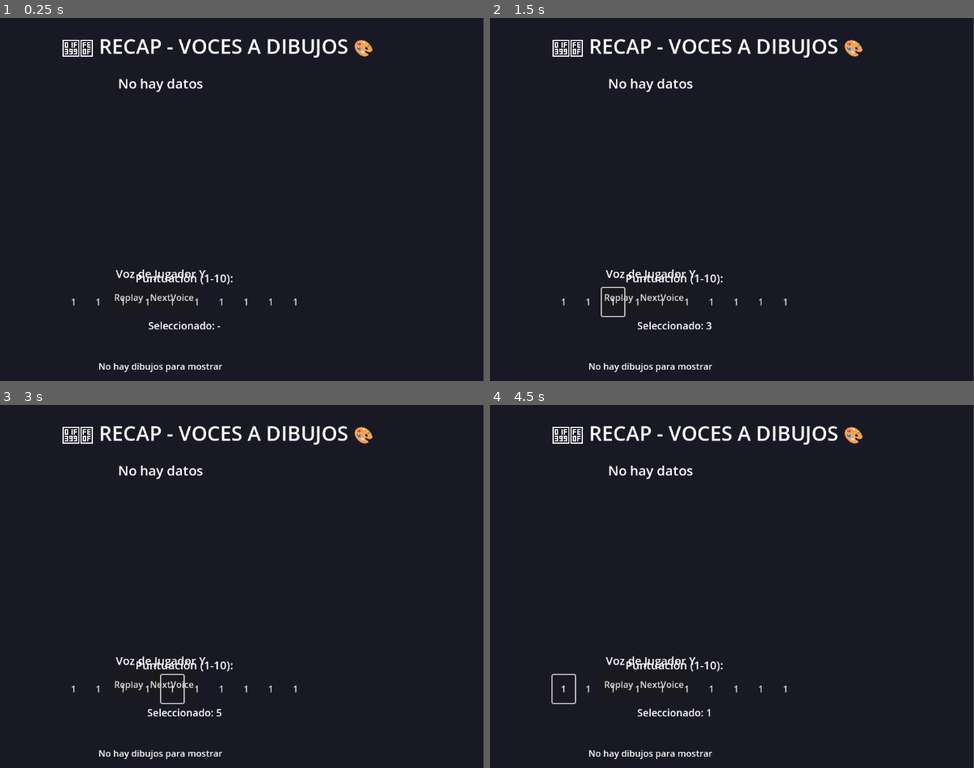
Above: before the commit, frames 1-4 (two rows, left to right).
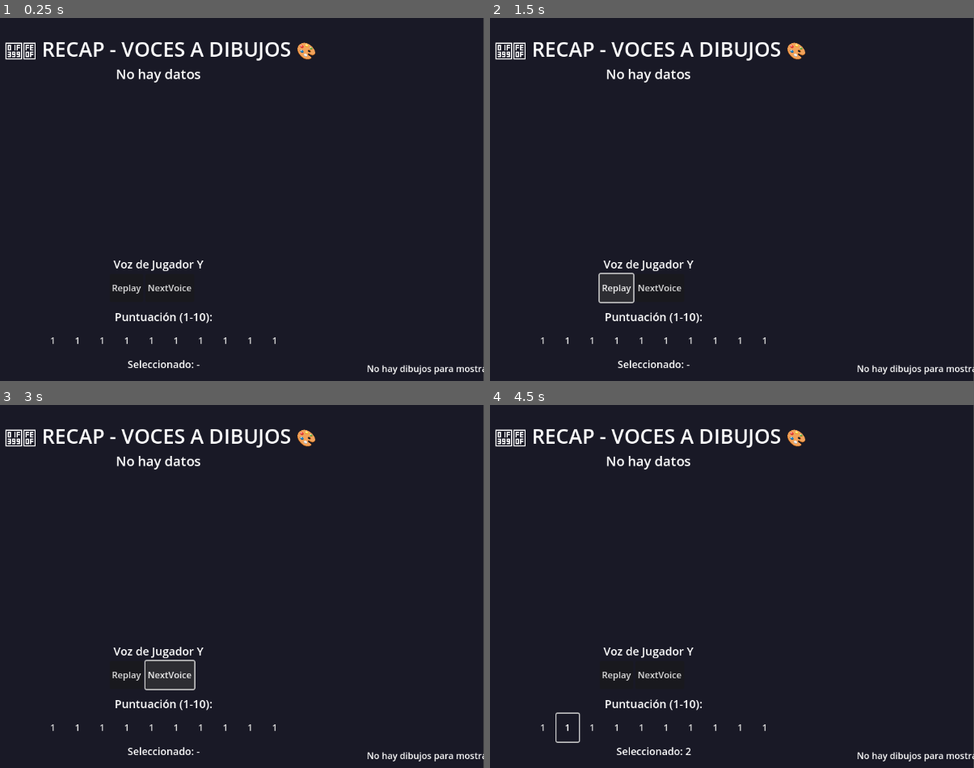
Above: after the commit, the same moments.

Repository: NHerreroo/VoiceActorGame
Game: Godot game, scene res://scenes/Recap.tscn
The game is run twice, just before and just after one commit, with the same random seed, the same clock (stepped at 60 frames per second) and the same inputs. This scene is started directly instead of the project's main scene.
Inputs:
- Up to frame 1 (0.25 s): no input
- Up to frame 2 (1.5 s): click "Replay" at 0.5 s; click "Replay" at 1.25 s
- Up to frame 3 (3 s): click "Replay" at 2 s; click "NextVoice" at 2.75 s
- Up to frame 4 (4.5 s): click "NextVoice" at 3.5 s; click "1" at 4.25 s

The runs differ from the first frame. In frame 1, 4.7% of the frame differs, in the area x 1-100%, y 5-99%; in frame 2, 4.8%; in frame 3, 4.8%; in frame 4, 4.9%.

Commit message:
UI recap mejorada xd

Diff:
--- a/scenes/Recap.tscn
+++ b/scenes/Recap.tscn
@@ -19,10 +19,10 @@
 
 [node name="TitleLabel" type="Label" parent="."]
 layout_mode = 0
-offset_left = 400.0
-offset_top = 20.0
-offset_right = 750.0
-offset_bottom = 80.0
+offset_left = 295.0
+offset_top = 25.0
+offset_right = 856.0
+offset_bottom = 85.0
 theme_override_font_sizes/font_size = 36
 text = "🎙️ RECAP - VOCES A DIBUJOS 🎨"
 horizontal_alignment = 1
@@ -30,10 +30,10 @@
 
 [node name="DrawingContainer" type="VBoxContainer" parent="."]
 layout_mode = 0
-offset_left = 100.0
-offset_top = 100.0
-offset_right = 1051.0
-offset_bottom = 550.0
+offset_left = 96.0
+offset_top = 83.0
+offset_right = 1047.0
+offset_bottom = 533.0
 
 [node name="CurrentDrawingInfo" type="Label" parent="DrawingContainer"]
 layout_mode = 2
@@ -73,10 +73,10 @@
 
 [node name="RatingContainer" type="VBoxContainer" parent="."]
 layout_mode = 0
-offset_left = 400.0
-offset_top = 450.0
-offset_right = 750.0
-offset_bottom = 600.0
+offset_left = 363.0
+offset_top = 519.0
+offset_right = 799.0
+offset_bottom = 669.0
 
 [node name="RatingLabel" type="Label" parent="RatingContainer"]
 layout_mode = 2
@@ -173,10 +173,10 @@
 
 [node name="StatusLabel" type="Label" parent="."]
 layout_mode = 0
-offset_left = 20.0
-offset_top = 610.0
-offset_right = 1131.0
-offset_bottom = 640.0
+offset_left = 499.0
+offset_top = 614.0
+offset_right = 1610.0
+offset_bottom = 644.0
 text = "Esperando..."
 horizontal_alignment = 1
 
